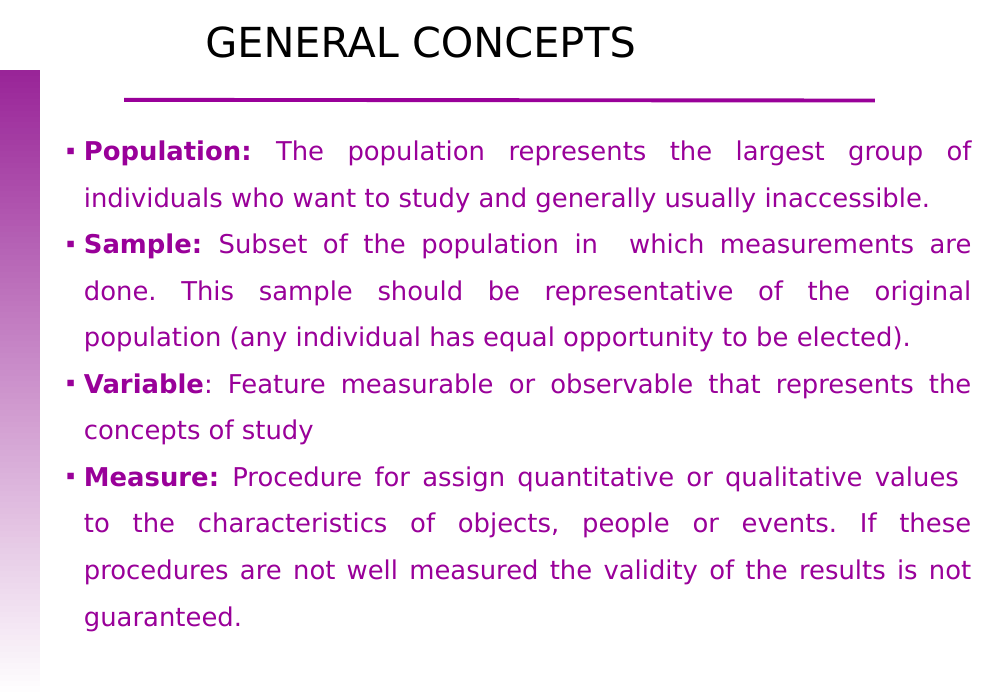
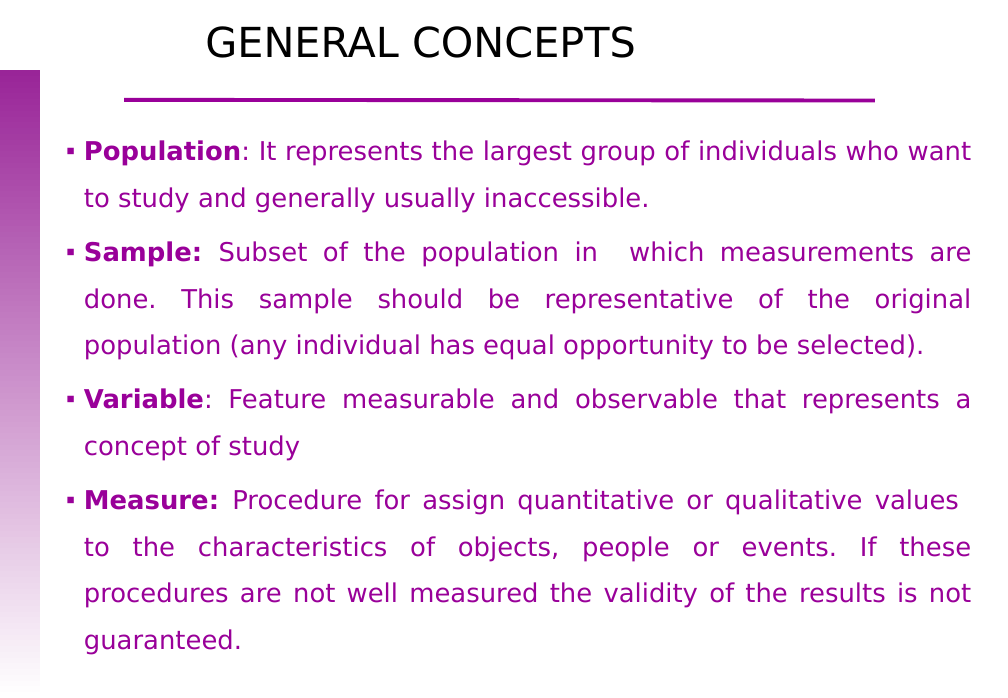
Before and after one commit to uebvhir/Course_Basic_Statistics-VHIO-2019, a slide deck: slide 5 of Sessio_2/EBB_2018_Session_2_Descriptive_analysis.ppt. Drawn at 1008x698 pixels with LibreOffice and Linux fonts; fonts in the diff are those of the drawing; background and template pictures are left out. Boxes give left, top, right and bottom in pixels: in the first picture for what was removed or moved away, otherwise in the second. Text is boxed around its words. In the diff, an @@ line names an element or a change of style, - is before the commit and + after.

```diff
--- a/Sessio_2/EBB_2018_Session_2_Descriptive_analysis.ppt
+++ b/Sessio_2/EBB_2018_Session_2_Descriptive_analysis.ppt
@@ text at (84, 140, 972, 460): text changed @@
-▪ Population: The population represents the largest group of individuals who want to study and generally usually inaccessible.
-▪ Sample: Subset of the population in which measurements are done. This sample should be representative of the original population (any individual has equal opportunity to be elected).
-▪ Variable: Feature measurable or observable that represents the concepts of study
+▪ Population: It represents the largest group of individuals who want to study and generally usually inaccessible.
+▪ Sample: Subset of the population in which measurements are done. This sample should be representative of the original population (any individual has equal opportunity to be selected).
+▪ Variable: Feature measurable and observable that represents a concept of study
@@ text at (84, 489, 971, 608): more space between paragraphs @@
```
Also in this commit, not shown: 21 other slides changed, 1 slide added, 1 slide removed, 1 other file.
